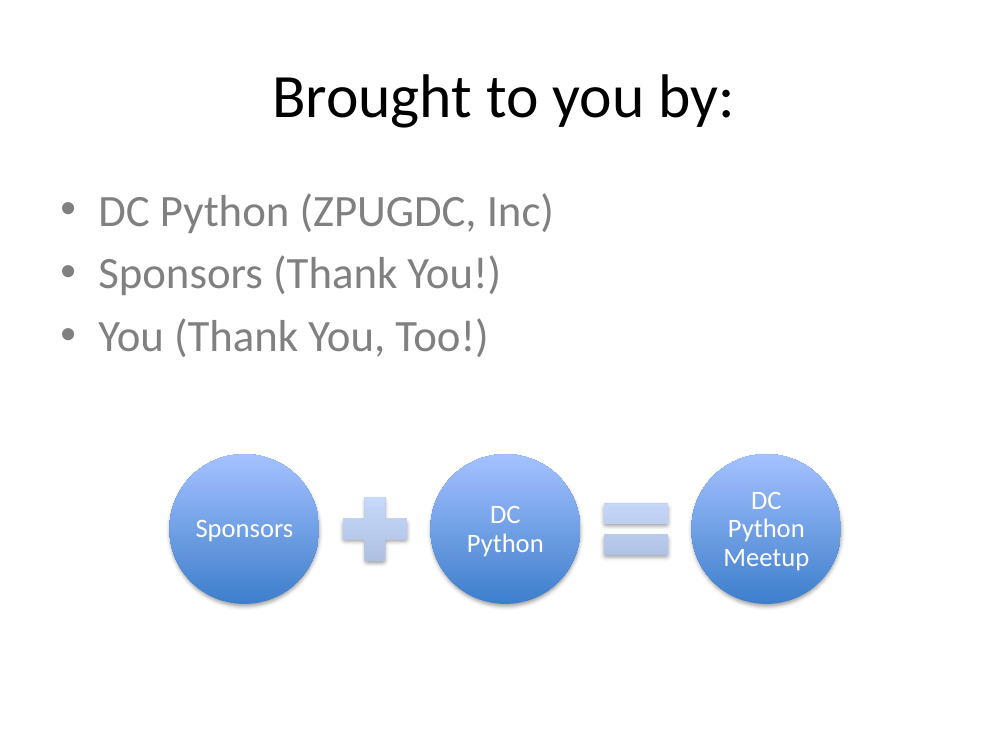
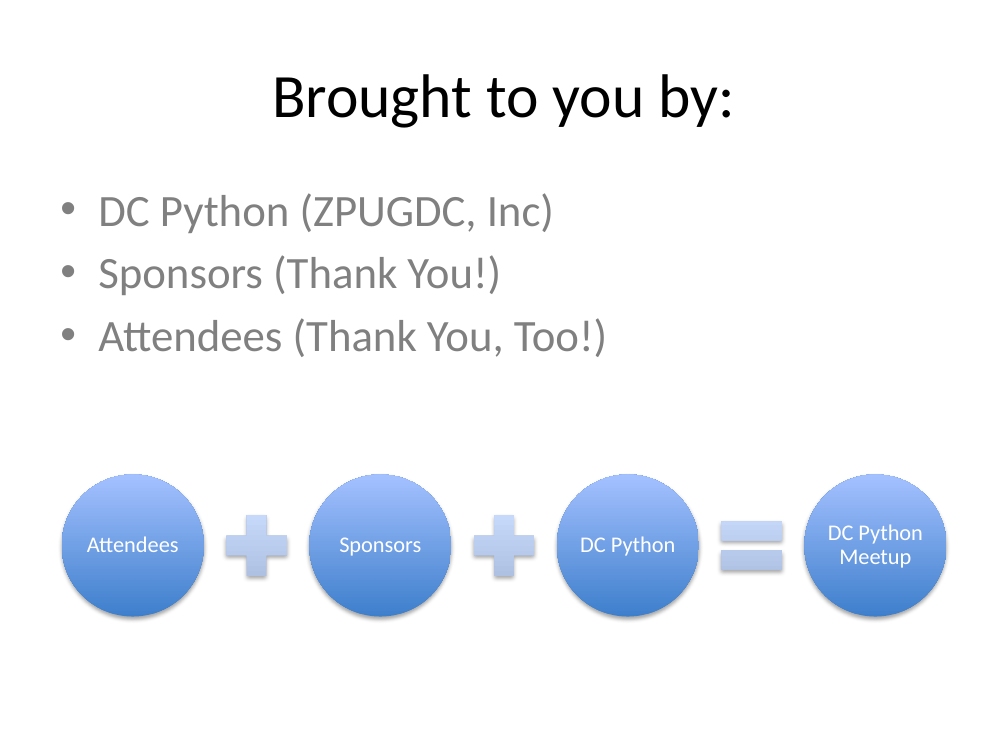
Before and after one commit to DCPython/generic-meetup-slides, a slide deck: slide 9 of DC Python Generic Meetup Slides.pptx (slide 8 before the commit). Drawn at 1008x756 pixels with LibreOffice and Linux fonts; fonts in the diff are those of the drawing. Boxes give left, top, right and bottom in pixels: in the first picture for what was removed or moved away, otherwise in the second. Text is boxed around its words. In the diff, an @@ line names an element or a change of style, - is before the commit and + after.

Commit message:
Save edits

```diff
--- a/DC Python Generic Meetup Slides.pptx
+++ b/DC Python Generic Meetup Slides.pptx
@@ text at (x1=98, y1=318, x2=607, y2=357): text changed @@
-• You (Thank You, Too!)
+• Attendees (Thank You, Too!)
@@ ellipse resized from (x1=169, y1=455, x2=320, y2=605) to (x1=61, y1=475, x2=204, y2=617) @@
@@ ellipse added at (x1=309, y1=475, x2=452, y2=617), fill gradient #3F7FCE to #A4C4FF @@
@@ ellipse resized from (x1=430, y1=455, x2=581, y2=605) to (x1=556, y1=475, x2=699, y2=617) @@
@@ ellipse resized from (x1=691, y1=455, x2=842, y2=605) to (x1=804, y1=475, x2=947, y2=617) @@
@@ plus sign resized from (x1=332, y1=486, x2=418, y2=573) to (x1=216, y1=504, x2=298, y2=587) @@
@@ size 19 to 16 pt; less space between paragraphs in 3 elements at (x1=828, y1=524, x2=923, y2=568), (x1=580, y1=536, x2=676, y2=556), (x1=339, y1=537, x2=421, y2=556) @@
@@ text "Sponsors" moved from (x1=196, y1=520, x2=294, y2=541) to (x1=339, y1=537, x2=421, y2=556) @@
@@ plus sign added at (x1=463, y1=504, x2=545, y2=587), fill gradient #ADBFE1 to #CCDDFF @@
@@ text "DC Python" moved from (x1=467, y1=506, x2=544, y2=556) to (x1=580, y1=536, x2=676, y2=556) @@
@@ math equal resized from (x1=593, y1=486, x2=679, y2=573) to (x1=711, y1=504, x2=793, y2=587) @@
@@ text "DC Python Meetup" moved from (x1=723, y1=492, x2=809, y2=570) to (x1=828, y1=524, x2=923, y2=568) @@
@@ text added at (x1=87, y1=536, x2=179, y2=552), 16 pt, text #FFFFFF @@
+Attendees
```
Also in this commit, not shown: 7 other slides changed, 2 slides added.
